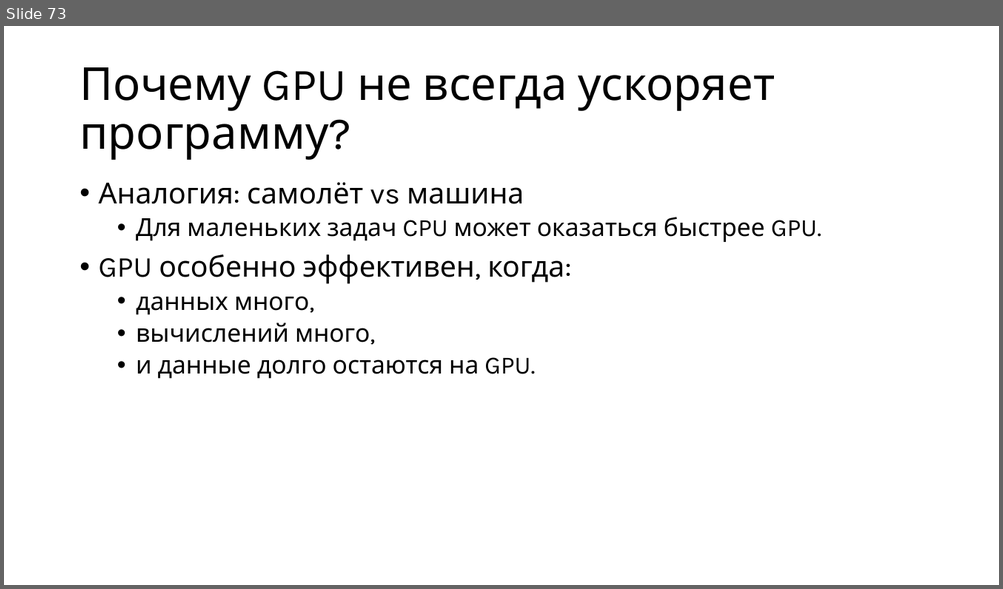
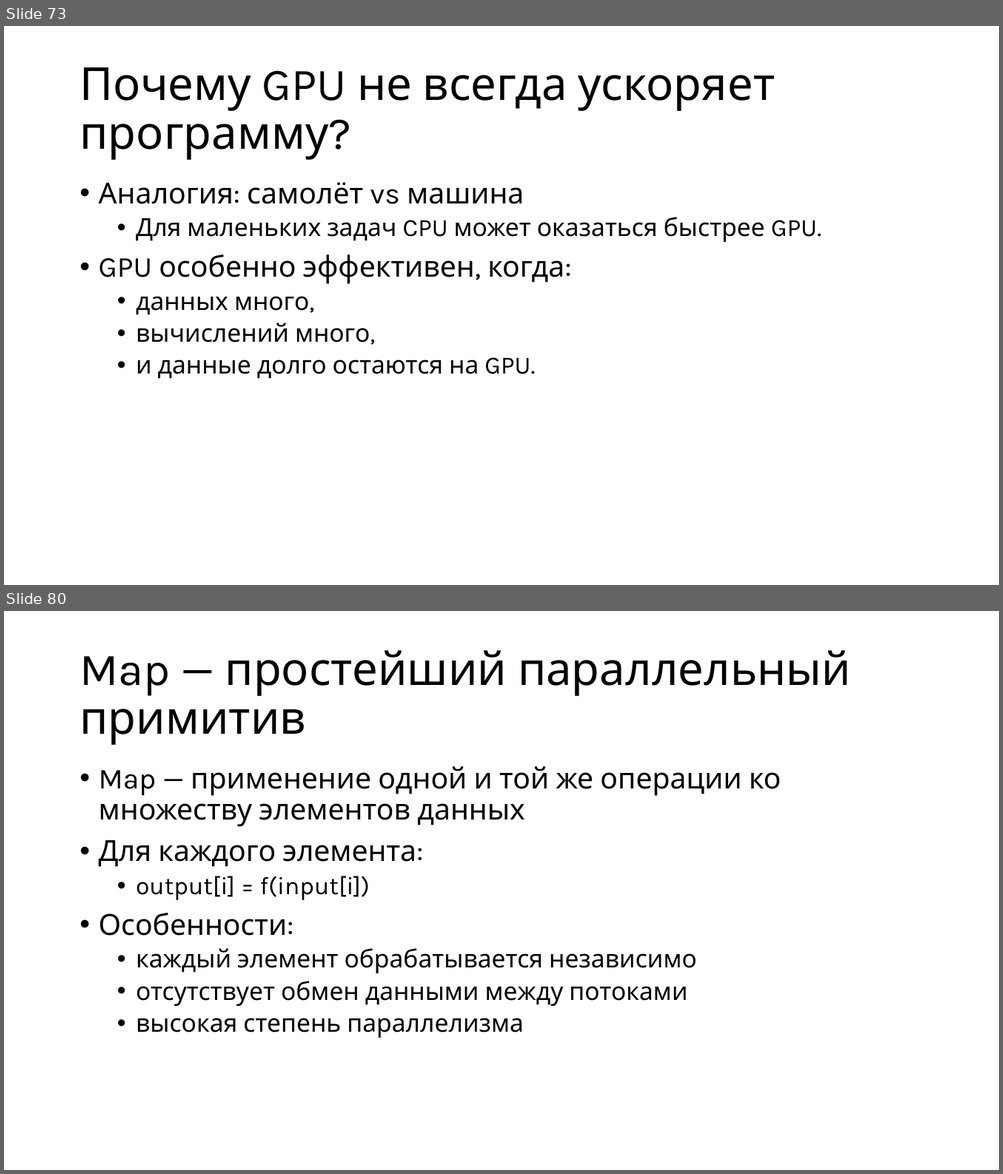
Before and after one commit to alexey-malov/pc, a slide deck: lectures/13/Open CL.pptx. Shown one above the other, each under a label of ours: slide 73 before the commit, slides 73 and 80 after it; the slides between them are not shown. The pictures are 1003x589 and 1003x1174 pixels, drawn with LibreOffice and Linux fonts; fonts in the diff are those of the drawing. Boxes give left, top, right and bottom in pixels: in the first picture for what was removed or moved away, otherwise in the second. Text is boxed around its words. In the diff, an @@ line names an element or a change of style, - is before the commit and + after.

```diff
--- a/lectures/13/Open CL.pptx
+++ b/lectures/13/Open CL.pptx
@@ slide 80 added at (x1=4, y1=611, x2=999, y2=1170), background #FFFFFF @@
@@ title added at (x1=79, y1=650, x2=851, y2=745), 44 pt, text #000000 @@
+Map — простейший параллельный примитив
@@ text added at (x1=99, y1=766, x2=781, y2=1038), 24 pt, text #000000 @@
+• Map — применение одной и той же операции ко множеству элементов данных
+• Для каждого элемента:
+  • output[i] = f(input[i])
+• Особенности:
+  • каждый элемент обрабатывается независимо
+  • отсутствует обмен данными между потоками
+  • высокая степень параллелизма
```
Also in this commit, not shown: 81 other slides added.
